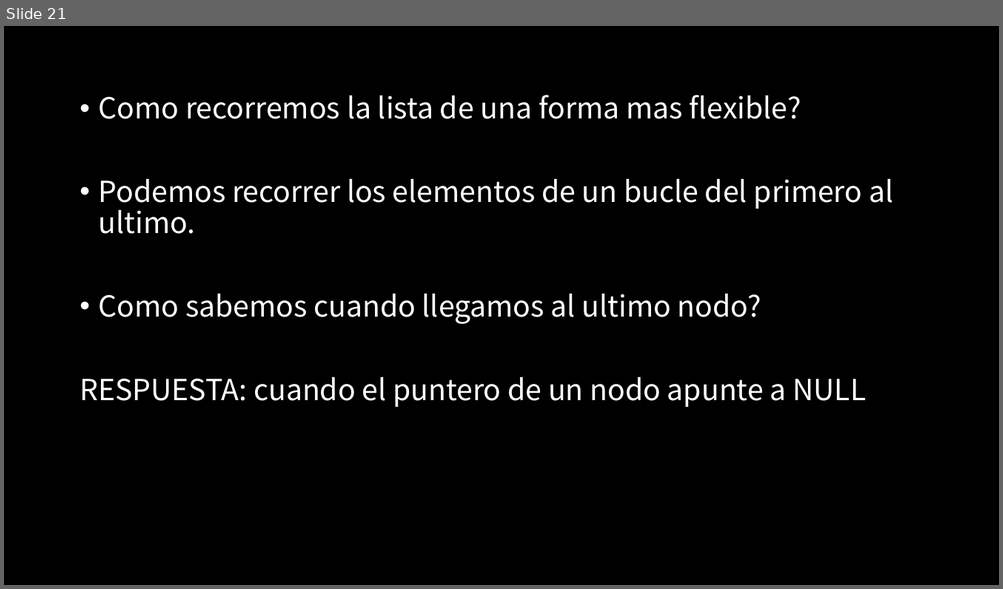
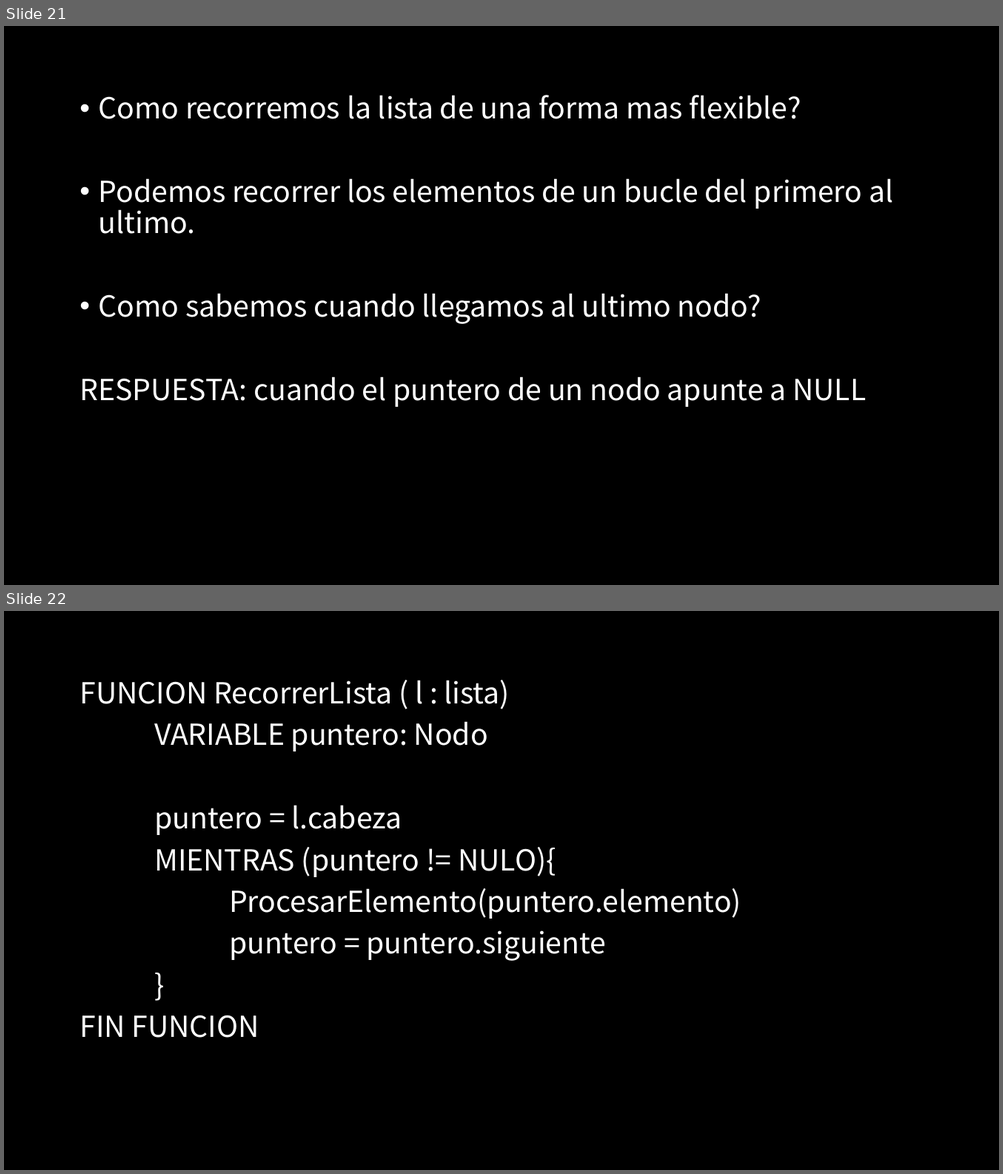
Before and after one commit to jcontrolresearch/DataStructure, a slide deck: Documents/Slides/Chapter_1-LinkedList/[1]Estructura de datos-Listas_enlazadas_intro.pptx. Shown one above the other, each under a label of ours: slide 21 before the commit, slides 21 and 22 after it. The pictures are 1003x589 and 1003x1174 pixels, drawn with LibreOffice and Linux fonts; fonts in the diff are those of the drawing. Boxes give left, top, right and bottom in pixels: in the first picture for what was removed or moved away, otherwise in the second. Text is boxed around its words. In the diff, an @@ line names an element or a change of style, - is before the commit and + after.

```diff
--- a/Documents/Slides/Chapter_1-LinkedList/[1]Estructura de datos-Listas_enlazadas_intro.pptx
+++ b/Documents/Slides/Chapter_1-LinkedList/[1]Estructura de datos-Listas_enlazadas_intro.pptx
@@ slide 22 added at [4, 611, 999, 1170], background #000000 @@
@@ text added at [79, 680, 741, 1038], 28 pt, text #FFFFFF @@
+FUNCION RecorrerLista ( l : lista)
+VARIABLE puntero: Nodo
+puntero = l.cabeza
+MIENTRAS (puntero != NULO){
+ProcesarElemento(puntero.elemento)
+puntero = puntero.siguiente
+}
+FIN FUNCION
```
Also in this commit, not shown: 15 other slides added, 5 other files.
